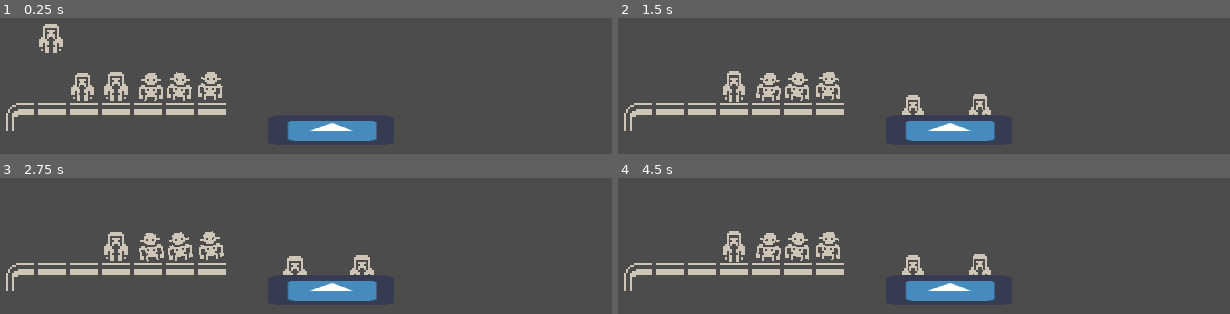
Above: before the commit, frames 1-4 (two rows, left to right).
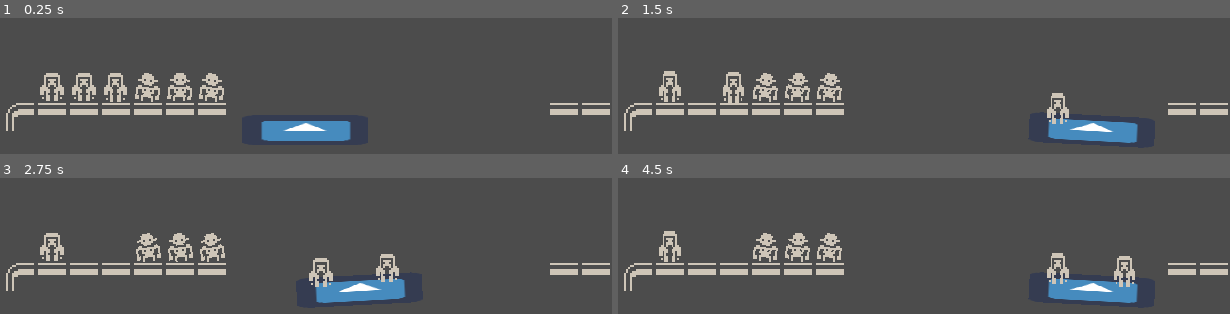
Above: after the commit, the same moments.

Repository: jozsefgorcs/godot_cannibals_in_a_boat
Game: Godot game, scene res://Game.tscn
Same seed, same stepped clock (60 frames per second), same inputs: the game is played once before the commit and once after it. The engine's default icon, where the game draws it, is replaced by a stand-in: a white triangle on a blue panel in a dark square.
Inputs (mouse positions are in pixels of both pictures, inside the frame that each line leads up to):
- Up to frame 1 (0.25 s): no input
- Up to frame 2 (1.5 s): move the mouse to (666, 37) at 0.52 s; tap Space (boat_go, bound only after the commit) at 0.6, 1.35 s; click (666, 37) at 0.67 s; move the mouse to (703, 86) at 1.27 s; click (703, 86) at 1.42 s
- Up to frame 3 (2.75 s): move the mouse to (116, 244) at 2.02 s; tap Space (boat_go, bound only after the commit) at 2.1 s; click (116, 244) at 2.17 s
- Up to frame 4 (4.5 s): move the mouse to (771, 246) at 2.77 s; tap Space (boat_go, bound only after the commit) at 2.85, 3.6, 4.35 s; click (771, 246) at 2.92 s; move the mouse to (795, 244) at 3.52 s; click (795, 244) at 3.67 s; move the mouse to (826, 244) at 4.27 s; click (826, 244) at 4.42 s

The runs differ from the first frame. In frame 1, 4.4% of the frame differs, in the area x 6-100%, y 4-91%; in frame 2, 7.2%; in frame 3, 5.5%; in frame 4, 7.8%, in the area x 6-100%, y 38-92%.
Error before the commit: Attempt to call function 'sit' in base 'null instance' on a null instance. (res://Priest.gd:32)

Commit message:
Refactor project to use gamemanager

Diff:
--- a/Boat.gd
+++ b/Boat.gd
@@ -30,6 +30,10 @@
 	if(!seat_1_taken):
 		seat_1_taken = true
 		who.position = get_seat1_pos()
+		who.is_in_boat = true
+		who.current_seat = $Seat1
 	elif(!seat_2_taken):
 		seat_2_taken = true
 		who.position = get_seat2_pos()
+		who.current_seat = $Seat2
+	who.is_in_boat = true
--- a/Cannibal.gd
+++ /dev/null
@@ -1,19 +0,0 @@
-extends RigidBody2D
-
-
-
-func _ready():
-	pass # Replace with function body.
-
-
-
-
-func _on_Cannibal_input_event(viewport, event, shape_idx):
-	if event is InputEventMouseButton \
-	and event.button_index == BUTTON_LEFT \
-	and event.is_pressed():
-		self.on_click()
-
-
-func on_click():
-	print("Click on cannibal" )
--- a/Cannibal.tscn
+++ b/Cannibal.tscn
@@ -1,7 +1,7 @@
 [gd_scene load_steps=5 format=2]
 
 [ext_resource path="res://Tiles/colored_transparent_packed.png" type="Texture" id=1]
-[ext_resource path="res://Cannibal.gd" type="Script" id=2]
+[ext_resource path="res://Character.gd" type="Script" id=2]
 
 [sub_resource type="RectangleShape2D" id=1]
 extents = Vector2( 5.41367, 6.30734 )
@@ -23,14 +23,13 @@
 "values": [ 0.0, 9.0, 0.0, -9.0, 0.0 ]
 }
 
-[node name="Cannibal" type="RigidBody2D"]
+[node name="Cannibal" type="KinematicBody2D"]
 input_pickable = true
 collision_layer = 2
-gravity_scale = 0.0
 script = ExtResource( 2 )
 
 [node name="Sprite" type="Sprite" parent="."]
-rotation = 0.101114
+rotation = 0.0412406
 texture = ExtResource( 1 )
 hframes = 48
 vframes = 22
@@ -44,4 +43,4 @@
 autoplay = "idle"
 anims/idle = SubResource( 2 )
 
-[connection signal="input_event" from="." to="." method="_on_Cannibal_input_event"]
+[connection signal="input_event" from="." to="." method="_on_Character_input_event"]
--- a/Priest.gd
+++ b/Character.gd
@@ -1,34 +1,28 @@
 extends KinematicBody2D
 
-export(NodePath) var boat_node_path
 
-onready var boat = get_node(boat_node_path)
+var boat = null
 var is_in_boat = false
 var moving_to_boat = false
+var current_seat = null
 
-# Called when the node enters the scene tree for the first time.
+
+
 func _ready():
 	pass
 
 func _physics_process(delta):
-	if(moving_to_boat):
-		moving_to_boat = false #TODO
-		pass
-		#move_and_slide(boat.get("position"))
-		#print(position)
-	pass
+	if(current_seat!=null):
+		position = current_seat.global_position
 
-
-
-func _on_Priest_input_event(viewport, event, shape_idx):
+func _on_Character_input_event(viewport, event, shape_idx):
 	if event is InputEventMouseButton \
 	and event.button_index == BUTTON_LEFT \
 	and event.is_pressed():
 		self.on_click()
 
-
 func on_click():
-	print("Click on priest" )
+	print("Click on character" )
 	boat.sit(self)
 	moving_to_boat = true
 	#move_and_slide( Vector2(5,5),Vector2(10,10))
--- a/Game.tscn
+++ b/Game.tscn
@@ -1,10 +1,13 @@
-[gd_scene load_steps=7 format=2]
+[gd_scene load_steps=12 format=2]
 
 [ext_resource path="res://Priest.tscn" type="PackedScene" id=1]
 [ext_resource path="res://Tiles/colored_transparent_packed.png" type="Texture" id=2]
 [ext_resource path="res://Cannibal.tscn" type="PackedScene" id=3]
 [ext_resource path="res://CollisionOverlapChecker.tscn" type="PackedScene" id=4]
 [ext_resource path="res://Boat.tscn" type="PackedScene" id=5]
+[ext_resource path="res://Tiles/waterTop_low.png" type="Texture" id=6]
+[ext_resource path="res://Spawnplace.tscn" type="PackedScene" id=7]
+[ext_resource path="res://GameManager.gd" type="Script" id=8]
 
 [sub_resource type="TileSet" id=1]
 0/name = "colored_transparent_packed.png 0"
@@ -100,37 +103,144 @@
 5/shape_one_way_margin = 0.0
 5/shapes = [  ]
 5/z_index = 0
+6/name = "waterTop_low.png 6"
+6/texture = ExtResource( 6 )
+6/tex_offset = Vector2( 0, 0 )
+6/modulate = Color( 1, 1, 1, 1 )
+6/region = Rect2( 0, 32, 128, 96 )
+6/tile_mode = 0
+6/occluder_offset = Vector2( 0, 0 )
+6/navigation_offset = Vector2( 0, 0 )
+6/shape_offset = Vector2( 0, 0 )
+6/shape_transform = Transform2D( 1, 0, 0, 1, 0, 0 )
+6/shape_one_way = false
+6/shape_one_way_margin = 0.0
+6/shapes = [  ]
+6/z_index = 0
+
+[sub_resource type="Animation" id=2]
+resource_name = "boat_back"
+length = 3.0
+tracks/0/type = "value"
+tracks/0/path = NodePath("Boat:position")
+tracks/0/interp = 1
+tracks/0/loop_wrap = true
+tracks/0/imported = false
+tracks/0/enabled = true
+tracks/0/keys = {
+"times": PoolRealArray( 0, 3 ),
+"transitions": PoolRealArray( 1, 1 ),
+"update": 0,
+"values": [ Vector2( 335.014, 172.834 ), Vector2( 247.014, 172.834 ) ]
+}
+tracks/1/type = "value"
+tracks/1/path = NodePath("Boat:rotation_degrees")
+tracks/1/interp = 1
+tracks/1/loop_wrap = true
+tracks/1/imported = false
+tracks/1/enabled = true
+tracks/1/keys = {
+"times": PoolRealArray( 0, 0.1, 2.9, 3 ),
+"transitions": PoolRealArray( 1, 1, 1, 1 ),
+"update": 0,
+"values": [ 0.0, 3.0, 3.0, 0.0 ]
+}
+
+[sub_resource type="Animation" id=3]
+resource_name = "boat_go"
+length = 2.0
+tracks/0/type = "value"
+tracks/0/path = NodePath("Boat:position")
+tracks/0/interp = 1
+tracks/0/loop_wrap = true
+tracks/0/imported = false
+tracks/0/enabled = true
+tracks/0/keys = {
+"times": PoolRealArray( 0, 2 ),
+"transitions": PoolRealArray( 1, 1 ),
+"update": 0,
+"values": [ Vector2( 247.014, 172.834 ), Vector2( 335.014, 172.834 ) ]
+}
+tracks/1/type = "value"
+tracks/1/path = NodePath("Boat:rotation_degrees")
+tracks/1/interp = 1
+tracks/1/loop_wrap = true
+tracks/1/imported = false
+tracks/1/enabled = true
+tracks/1/keys = {
+"times": PoolRealArray( 0, 0.1, 1.9, 2 ),
+"transitions": PoolRealArray( 1, 1, 1, 1 ),
+"update": 0,
+"values": [ 0.0, -3.0, -3.0, 0.0 ]
+}
 
 [node name="Game" type="Node2D"]
-
-[node name="Priest" parent="." instance=ExtResource( 1 )]
-position = Vector2( 119.467, 128.775 )
-boat_node_path = NodePath("../Boat")
-
-[node name="Priest2" parent="." instance=ExtResource( 1 )]
-position = Vector2( 135.217, 152.991 )
-boat_node_path = NodePath("../Boat")
-
-[node name="Priest3" parent="." instance=ExtResource( 1 )]
-position = Vector2( 151.967, 152.741 )
+script = ExtResource( 8 )
 
 [node name="TileMap" type="TileMap" parent="."]
 tile_set = SubResource( 1 )
 cell_size = Vector2( 16, 16 )
 format = 1
-tile_data = PoolIntArray( 655366, 3, 0, 655367, 2, 0, 655368, 2, 0, 655369, 2, 0, 655370, 2, 0, 655371, 2, 0, 655372, 2, 0 )
-
-[node name="Cannibal" parent="." instance=ExtResource( 3 )]
-position = Vector2( 169.5, 153 )
-
-[node name="Cannibal2" parent="." instance=ExtResource( 3 )]
-position = Vector2( 183.787, 152.802 )
-
-[node name="Cannibal3" parent="." instance=ExtResource( 3 )]
-position = Vector2( 199.264, 152.405 )
+tile_data = PoolIntArray( 655366, 3, 0, 655367, 2, 0, 655368, 2, 0, 655369, 2, 0, 655370, 2, 0, 655371, 2, 0, 655372, 2, 0, 655383, 2, 0, 655384, 2, 0, 655385, 2, 0, 655386, 2, 0, 655387, 2, 0, 655388, 2, 0, 655389, 1, 0 )
 
 [node name="CollisionOverlapChecker" parent="." instance=ExtResource( 4 )]
 position = Vector2( 158.864, 87.4555 )
 
 [node name="Boat" parent="." instance=ExtResource( 5 )]
-position = Vector2( 260.142, 172.834 )
+position = Vector2( 247.014, 172.834 )
+
+[node name="SpawnPlaces" type="Node2D" parent="."]
+
+[node name="Spawnplace" parent="SpawnPlaces" instance=ExtResource( 7 )]
+position = Vector2( 119.94, 152.903 )
+
+[node name="Spawnplace2" parent="SpawnPlaces" instance=ExtResource( 7 )]
+position = Vector2( 135.972, 153.041 )
+
+[node name="Spawnplace3" parent="SpawnPlaces" instance=ExtResource( 7 )]
+position = Vector2( 151.72, 153.167 )
+
+[node name="Spawnplace4" parent="SpawnPlaces" instance=ExtResource( 7 )]
+position = Vector2( 167.885, 153.233 )
+
+[node name="Spawnplace5" parent="SpawnPlaces" instance=ExtResource( 7 )]
+position = Vector2( 183.931, 153.115 )
+
+[node name="Spawnplace6" parent="SpawnPlaces" instance=ExtResource( 7 )]
+position = Vector2( 199.889, 153.248 )
+
+[node name="Spawnplace7" parent="SpawnPlaces" instance=ExtResource( 7 )]
+position = Vector2( 376.005, 153.136 )
+
+[node name="Spawnplace8" parent="SpawnPlaces" instance=ExtResource( 7 )]
+position = Vector2( 391.877, 153.346 )
+
+[node name="Spawnplace9" parent="SpawnPlaces" instance=ExtResource( 7 )]
+position = Vector2( 408.064, 153.136 )
+
+[node name="Spawnplace10" parent="SpawnPlaces" instance=ExtResource( 7 )]
+position = Vector2( 423.831, 152.926 )
+
+[node name="Spawnplace11" parent="SpawnPlaces" instance=ExtResource( 7 )]
+position = Vector2( 439.913, 153.031 )
+
+[node name="Spawnplace12" parent="SpawnPlaces" instance=ExtResource( 7 )]
+position = Vector2( 455.89, 153.136 )
+
+[node name="AnimationPlayer" type="AnimationPlayer" parent="."]
+anims/boat_back = SubResource( 2 )
+anims/boat_go = SubResource( 3 )
+
+[node name="Characters" type="Node2D" parent="."]
+
+[node name="Priest" parent="Characters" instance=ExtResource( 1 )]
+
+[node name="Priest2" parent="Characters" instance=ExtResource( 1 )]
+
+[node name="Priest3" parent="Characters" instance=ExtResource( 1 )]
+
+[node name="Cannibal" parent="Characters" instance=ExtResource( 3 )]
+
+[node name="Cannibal2" parent="Characters" instance=ExtResource( 3 )]
+
+[node name="Cannibal3" parent="Characters" instance=ExtResource( 3 )]
--- /dev/null
+++ b/GameManager.gd
@@ -0,0 +1,44 @@
+extends Node2D
+
+var PriestNode = preload("Priest.tscn")
+var CannibalNode = preload("Cannibal.tscn")
+
+onready var spawnpoint1 = $SpawnPlaces/Spawnplace
+onready var spawnpoint2 = $SpawnPlaces/Spawnplace2
+onready var spawnpoint3 = $SpawnPlaces/Spawnplace3
+onready var spawnpoint4 = $SpawnPlaces/Spawnplace4
+onready var spawnpoint5 = $SpawnPlaces/Spawnplace5
+onready var spawnpoint6 = $SpawnPlaces/Spawnplace6
+
+onready var boat = $Boat
+
+onready var priest1 = $Characters/Priest
+onready var priest2 = $Characters/Priest2
+onready var priest3  = $Characters/Priest3
+onready var cannibal1 = $Characters/Cannibal
+onready var cannibal2 = $Characters/Cannibal2
+onready var cannibal3 = $Characters/Cannibal3
+
+var is_boat_left_side=true
+
+func _ready():
+	place_character(priest1, spawnpoint1)
+	place_character(priest2, spawnpoint2)
+	place_character(priest3, spawnpoint3)
+	place_character(cannibal1, spawnpoint4)
+	place_character(cannibal2, spawnpoint5)
+	place_character(cannibal3, spawnpoint6)
+
+
+func _process(delta):
+	if(Input.is_action_just_pressed("boat_go")):
+		if(is_boat_left_side):
+			$AnimationPlayer.play("boat_go")
+			is_boat_left_side=false
+		else:
+			$AnimationPlayer.play("boat_back")
+			is_boat_left_side=true
+
+func place_character(what, where):
+	what.position = where.position
+	what.boat = boat
--- a/Priest.tscn
+++ b/Priest.tscn
@@ -1,7 +1,7 @@
 [gd_scene load_steps=6 format=2]
 
 [ext_resource path="res://Tiles/colored_transparent_packed.png" type="Texture" id=1]
-[ext_resource path="res://Priest.gd" type="Script" id=2]
+[ext_resource path="res://Character.gd" type="Script" id=2]
 
 [sub_resource type="RectangleShape2D" id=1]
 extents = Vector2( 5.41367, 6.30734 )
@@ -59,4 +59,4 @@
 anims/idle = SubResource( 2 )
 anims/jump = SubResource( 3 )
 
-[connection signal="input_event" from="." to="." method="_on_Priest_input_event"]
+[connection signal="input_event" from="." to="." method="_on_Character_input_event"]
--- /dev/null
+++ b/Spawnplace.tscn
@@ -0,0 +1,9 @@
+[gd_scene load_steps=2 format=2]
+
+[sub_resource type="RectangleShape2D" id=1]
+extents = Vector2( 6.31122, 0.723219 )
+
+[node name="Spawnplace" type="Area2D"]
+
+[node name="CollisionShape2D" type="CollisionShape2D" parent="."]
+shape = SubResource( 1 )
--- a/project.godot
+++ b/project.godot
@@ -23,6 +23,14 @@
 window/stretch/mode="2d"
 window/stretch/aspect="expand"
 
+[input]
+
+boat_go={
+"deadzone": 0.5,
+"events": [ Object(InputEventKey,"resource_local_to_scene":false,"resource_name":"","device":0,"alt":false,"shift":false,"control":false,"meta":false,"command":false,"pressed":false,"scancode":32,"unicode":0,"echo":false,"script":null)
+ ]
+}
+
 [layer_names]
 
 2d_physics/layer_1="priest"
Binary file added: Tiles/waterTop_low.png
Not shown, added: Tiles/waterTop_low.png.import
